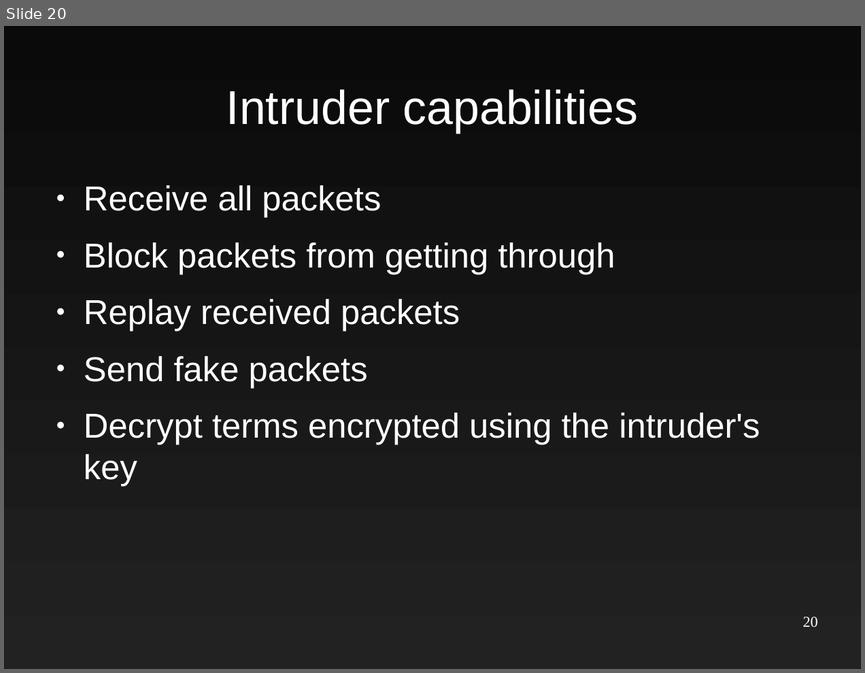
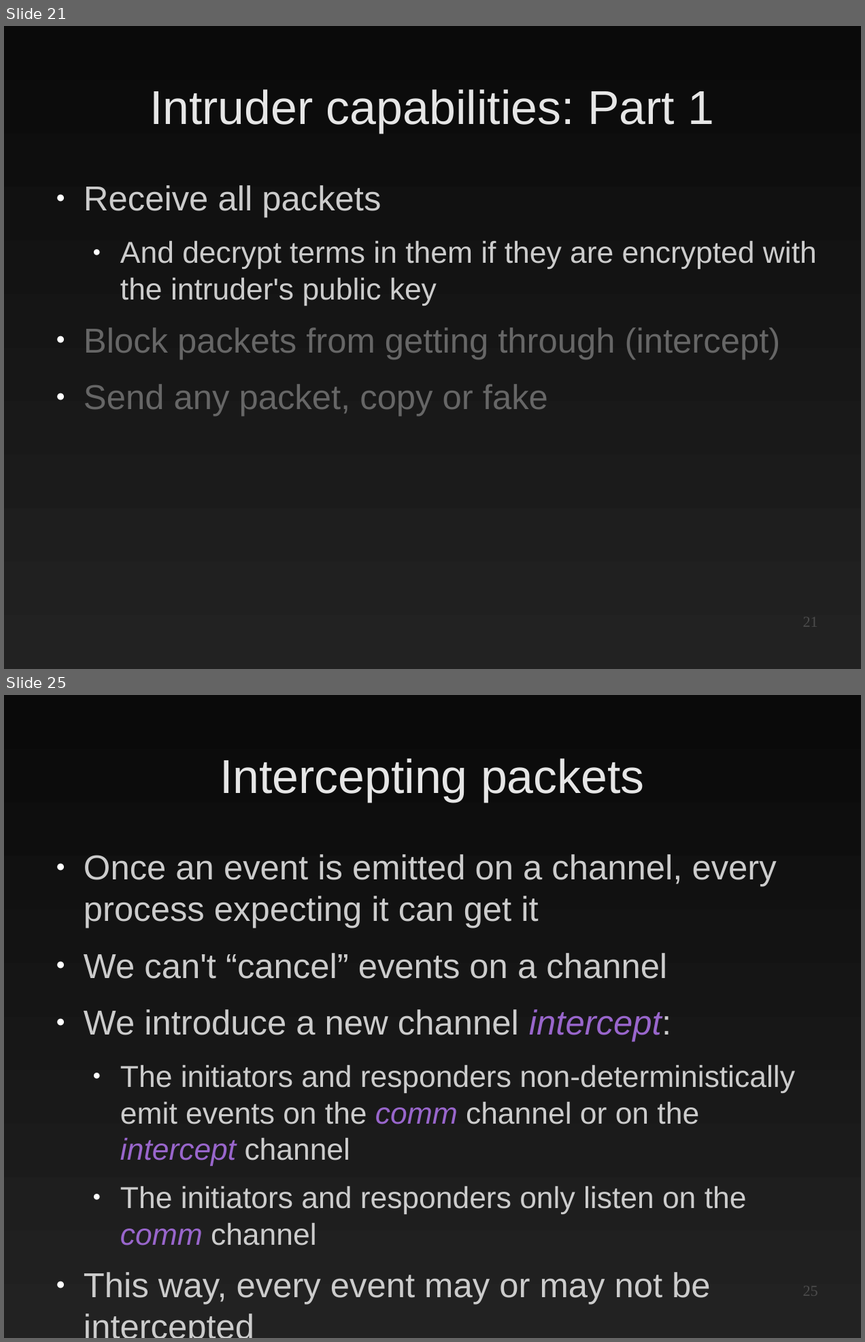
Before and after one commit to EtiennePerot/cs525p, a slide deck: Presentation.odp. Shown one above the other, each under a label of ours: slide 20 before the commit, slides 21 and 25 after it; the slides between them are not shown. The pictures are 865x673 and 865x1342 pixels, drawn with LibreOffice and Linux fonts; fonts in the diff are those of the drawing. Boxes give left, top, right and bottom in pixels: in the first picture for what was removed or moved away, otherwise in the second. Text is boxed around its words. In the diff, an @@ line names an element or a change of style, - is before the commit and + after.

```diff
--- a/Presentation.odp
+++ b/Presentation.odp
@@ slide 25 added at <box>4,695,861,1338</box>, background gradient #0A0A0A to #222222 @@
@@ title added at <box>220,758,645,802</box>, 44 pt, text #E6E6E6 @@
+Intercepting packets
@@ text added at <box>84,854,795,1304</box>, 32 pt, text #CCCCCC @@
+● Once an event is emitted on a channel, every process expecting it can get it
+● We can't “cancel” events on a channel
+● We introduce a new channel intercept:
+  ● The initiators and responders non-deterministically emit events on the comm channel or on the intercept channel
+  ● The initiators and responders only listen on the comm channel
+● This way, every event may or may not be intercepted
@@ page number added at <box>803,1286,818,1295</box>, 14 pt, text #4C4C4C @@
+25
@@ what was slide 20 is now slide 21 @@
@@ slide 21 changed as well @@
@@ title at <box>150,89,714,133</box>: text changed; text colour #FFFFFF to #E6E6E6 @@
-Intruder capabilities
+Intruder capabilities: Part 1
@@ text at <box>84,185,381,218</box>: text colour #FFFFFF to #CCCCCC in "Receive all packets" @@
@@ text at <box>84,241,817,416</box>: text changed; size 32 to 28 pt; text colour #FFFFFF to #CCCCCC @@
-● Block packets from getting through
-● Replay received packets
-● Send fake packets
-● Decrypt terms encrypted using the intruder's key
+  ● And decrypt terms in them if they are encrypted with the intruder's public key
+● Block packets from getting through (intercept)
+● Send any packet, copy or fake
@@ page number at <box>803,617,818,626</box>: text changed; text colour #FFFFFF to #4C4C4C @@
-20
+21
```
Also in this commit, not shown: 19 other slides changed, 9 other slides added.
